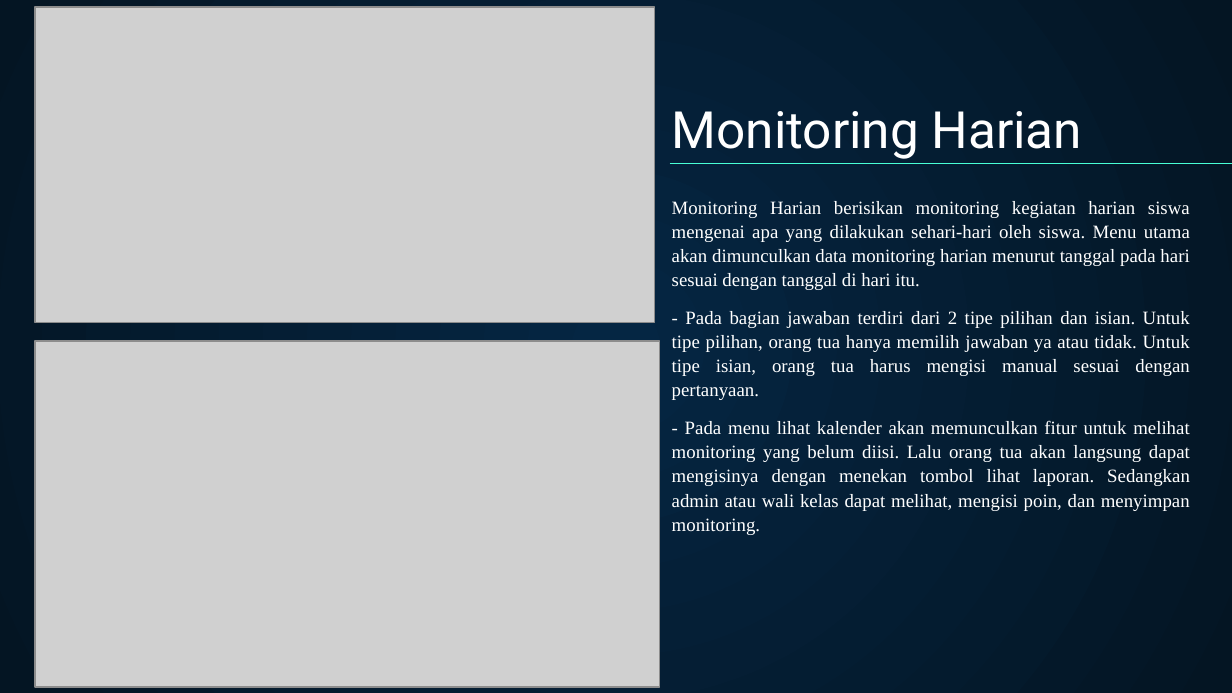
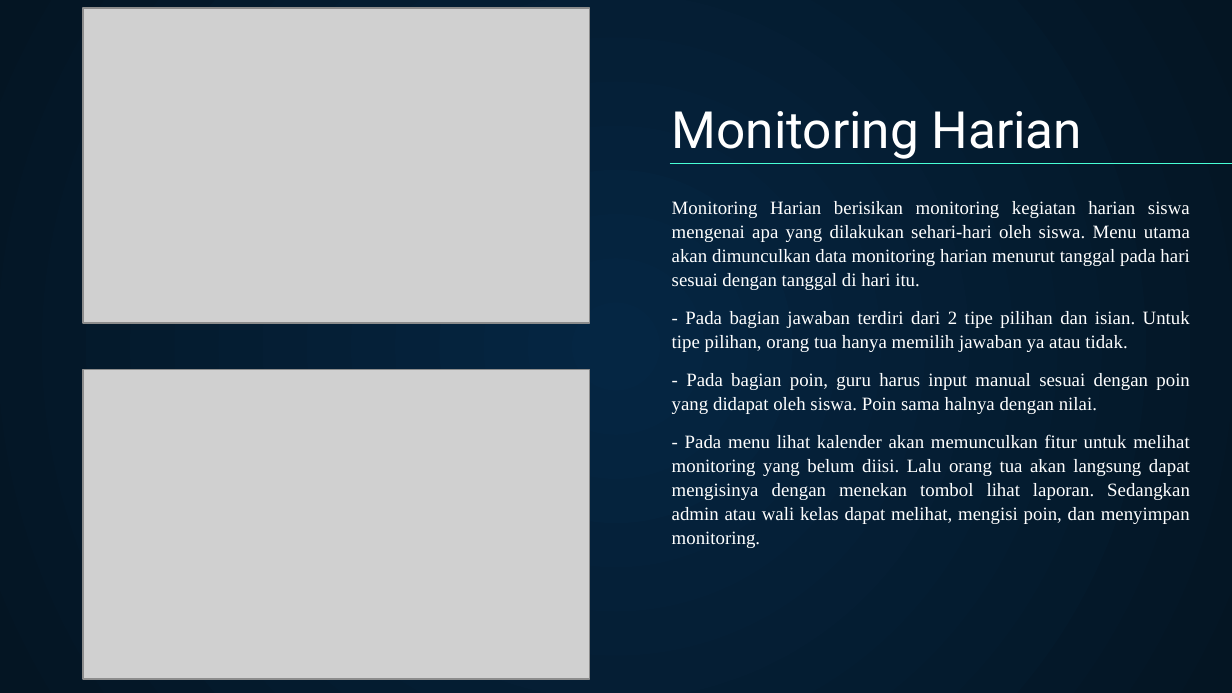
Before and after one commit to faulhaq/app-monitoring, a slide deck: slide 9 of Laporan/PPT/PPT Penggunaan Aplikasi Admin.pptx (slide 8 before the commit). Drawn at 1232x693 pixels with LibreOffice and Linux fonts; fonts in the diff are those of the drawing; grey boxes stand for pictures. Boxes give left, top, right and bottom in pixels: in the first picture for what was removed or moved away, otherwise in the second. Text is boxed around its words. In the diff, an @@ line names an element or a change of style, - is before the commit and + after.

Commit message:
update database dan PPT Admin guru ortu

```diff
--- a/Laporan/PPT/PPT Penggunaan Aplikasi Admin.pptx
+++ b/Laporan/PPT/PPT Penggunaan Aplikasi Admin.pptx
@@ picture: place and size @@
-picture at (34,7,654,323)
+picture at (83,9,589,324)
@@ subtitle at (672,311,1190,414): text changed @@
-- Pada bagian jawaban terdiri dari 2 tipe pilihan dan isian. Untuk tipe pilihan, orang tua hanya memilih jawaban ya atau tidak. Untuk tipe isian, orang tua harus mengisi manual sesuai dengan pertanyaan.
+- Pada bagian jawaban terdiri dari 2 tipe pilihan dan isian. Untuk tipe pilihan, orang tua hanya memilih jawaban ya atau tidak.
+- Pada bagian poin, guru harus input manual sesuai dengan poin yang didapat oleh siswa. Poin sama halnya dengan nilai.
@@ picture: place and size @@
-picture at (34,341,659,687)
+picture at (83,370,589,679)
```
Also in this commit, not shown: 4 other slides changed, 2 slides added, 16 slides removed, 12 other files.
